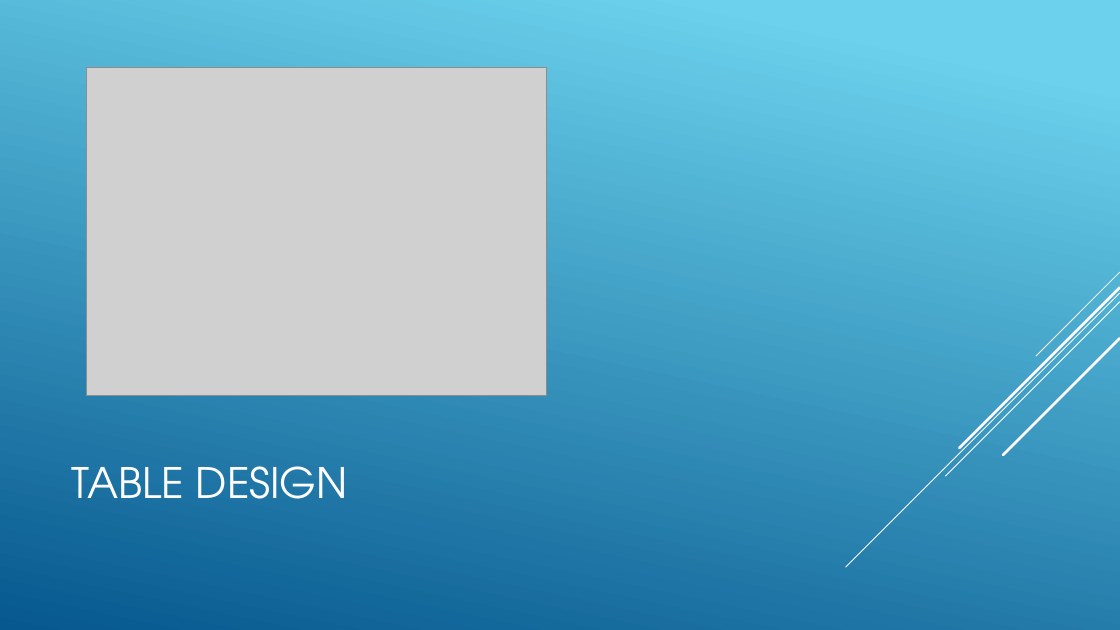
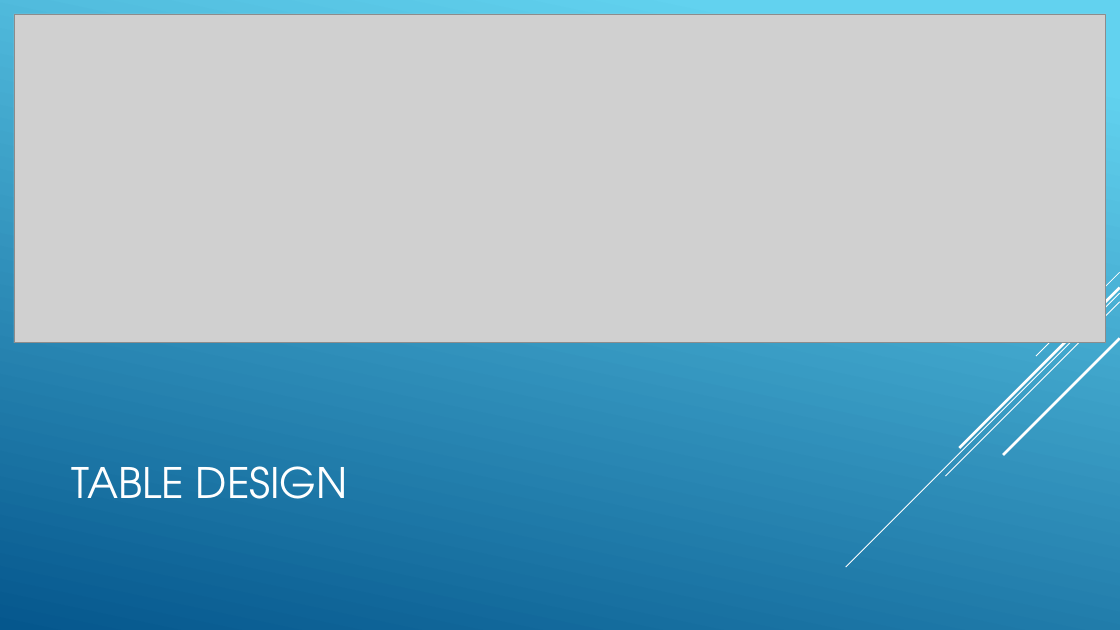
Before and after one commit to jareddarnell/Project1-Group2, a slide deck: slide 2 of Video game database.pptx. Drawn at 1120x630 pixels with LibreOffice and Linux fonts; fonts in the diff are those of the drawing; grey boxes stand for pictures. Boxes give left, top, right and bottom in pixels: in the first picture for what was removed or moved away, otherwise in the second. Text is boxed around its words. In the diff, an @@ line names an element or a change of style, - is before the commit and + after.

Commit message:
Fixed floating table, new database diagram, updated powerpoint

```diff
--- a/Video game database.pptx
+++ b/Video game database.pptx
@@ background gradient #6ED2EB to #06588E to gradient #62D2EF to #05578D @@
@@ picture added at bbox=[14, 14, 1107, 344] @@
@@ picture removed at bbox=[87, 67, 546, 396] @@
```
Also in this commit, not shown: 3 other slides changed, 1 slide added, 3 other files.
